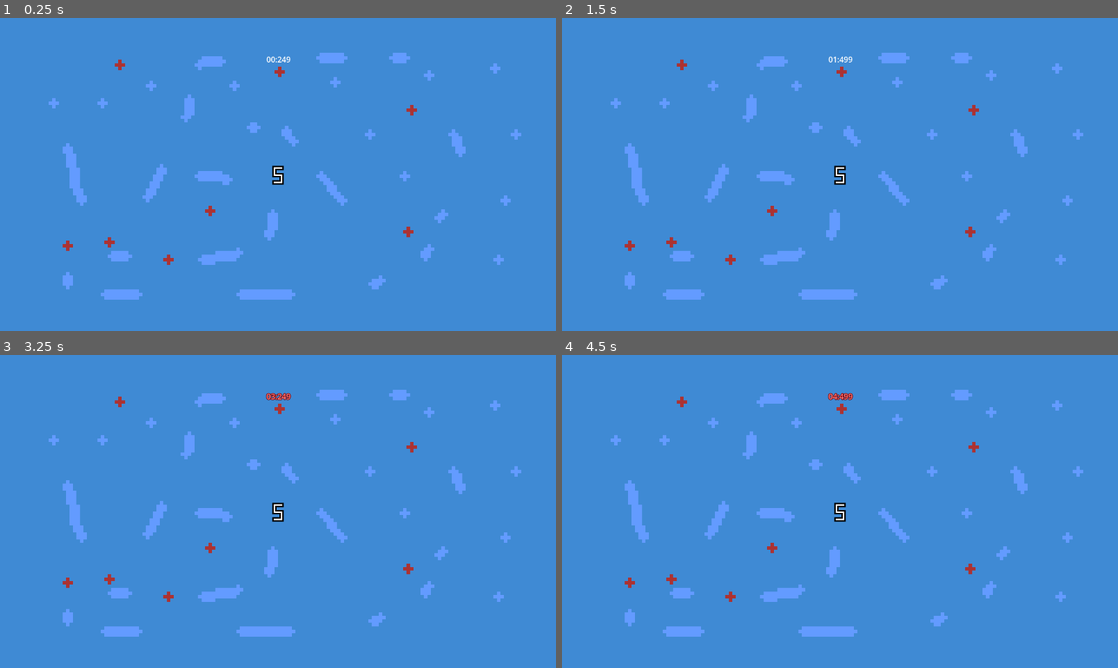
Above: before the commit, frames 1-4 (two rows, left to right).
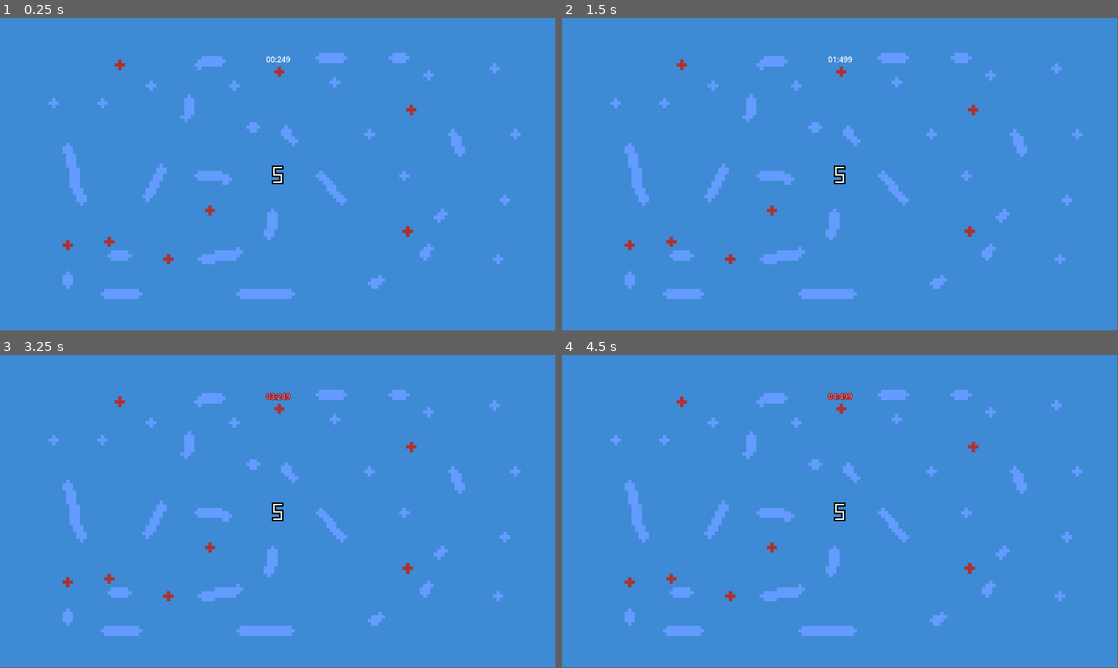
Above: after the commit, the same moments.

Repository: Clothwest/music-theory-learner
Game: Godot game, scene res://solfege/solfege.tscn
The game is run twice, just before and just after one commit, with the same random seed, the same clock (stepped at 60 frames per second) and the same inputs.
Inputs:
- Up to frame 1 (0.25 s): no input
- Up to frame 2 (1.5 s): tap Enter at 0.5 s; tap Space at 1.25 s
- Up to frame 3 (3.25 s): no input
- Up to frame 4 (4.5 s): no input
In our replay, the window is 800x450 before the commit and 799x449 after it. These sizes can differ from the game's own. Grey fills any space a smaller window leaves; there, only what the larger window draws over its background counts as a difference.

The runs differ from the first frame. In frame 1, 0.6% of the frame differs, in the area x 11-94%, y 11-90%; in frame 2, 0.6%; in frame 3, 0.6%; in frame 4, 0.6%.

Commit message:
change LineEdit to custom Node2D

Diff:
--- a/project.godot
+++ b/project.godot
@@ -15,10 +15,6 @@
 config/features=PackedStringArray("4.4", "Forward Plus")
 config/icon="res://icon.svg"
 
-[display]
-
-window/stretch/mode="viewport"
-
 [layer_names]
 
 2d_physics/layer_1="number_body"
--- a/solfege/boundary/boundary.gd
+++ b/solfege/boundary/boundary.gd
@@ -1,10 +1,10 @@
 class_name Boundary extends Area2D
 
-signal number_body_crossed(number: NumberBody)
+signal number_body_touched(number: NumberBody)
 
 func _ready() -> void:
 	body_entered.connect(_on_boundary_body_entered)
 
 func _on_boundary_body_entered(body: Node2D) -> void:
 	if body is NumberBody:
-		number_body_crossed.emit(body)
+		number_body_touched.emit(body)
--- a/solfege/number_body_spawner/number_body_spawner.gd
+++ b/solfege/number_body_spawner/number_body_spawner.gd
@@ -7,6 +7,7 @@
 var numbers: Array[int] = [1, 2, 3, 4 ,5, 6, 7]
 var positions: Array[Vector2] = []
 var velocities: Array[Vector2] = [Vector2(100.0, 0.0), Vector2(125.0, 0.0), Vector2(150.0, 0.0)]
+#var velocities: Array[Vector2] = [Vector2.ZERO]
 #
 var current_mode: Solfege.Mode = Solfege.Mode.NORMAL
 #
--- a/solfege/solfege.gd
+++ b/solfege/solfege.gd
@@ -3,7 +3,7 @@
 @onready var animated_sprite: AnimatedSprite2D = $AnimatedSprite2D
 @onready var number_body_spawner: NumberBodySpawner = $NumberBodySpawner
 @onready var timer_label: TimerLabel = $Timer
-@onready var solfege_line_edit: SolfegeLineEdit = $Solfege
+@onready var word: Word = $Word
 
 enum Mode { NORMAL, HARD }
 
@@ -17,20 +17,14 @@
 
 func _ready() -> void:
 	# signal
-	solfege_line_edit.number_found.connect(_on_solfege_line_edit_number_found)
+	word.number_found.connect(_on_word_number_found)
 	#
 	change_mode_to(initial_mode)
 	#
 	number_body_spawner.init(initial_mode)
 	timer_label.init()
-	solfege_line_edit.init()
-	#
-	call_deferred("on_ready")
 	#
 	number_body_spawner.spawn()
-
-func on_ready() -> void:
-	solfege_line_edit.grab_focus()
 
 func change_mode_to(mode: Mode) -> void:
 	current_mode = mode
@@ -38,24 +32,29 @@
 
 func reset() -> void:
 	timer_label.reset()
-	solfege_line_edit.reset()
+	word.reset()
 
-func _on_solfege_line_edit_number_found(number: int) -> void:
+func reset_after_delay(second: float) -> void:
+	await get_tree().create_timer(second).timeout
+	reset()
+
+func _on_word_number_found(number: int) -> void:
 	var status_code: int = number_body_spawner.kill(number)
 	if status_code != 0:
-		solfege_line_edit.reset()
 		return
+	word.show_word()
 	completed_count += 1
-	if current_mode != Mode.HARD and completed_count >= threshold:
-		change_mode_to(Mode.HARD)
-		timer_label.visible = false
-		for n in range(2):
-			await spawn_in_delay(0.5)
-	#
-	solfege_line_edit.reset()
-	timer_label.reset()
-	spawn_in_delay(0.5)
+	match current_mode:
+		Mode.NORMAL:
+			if completed_count >= threshold:
+				change_mode_to(Mode.HARD)
+				timer_label.visible = false
+				for n in range(2):
+					await spawn_after_delay(0.5)
+			else:
+				reset_after_delay(0.5)
+	spawn_after_delay(0.5)
 
-func spawn_in_delay(second: float) -> void:
+func spawn_after_delay(second: float) -> void:
 	await get_tree().create_timer(second).timeout
 	number_body_spawner.spawn()
--- a/solfege/solfege.tscn
+++ b/solfege/solfege.tscn
@@ -1,10 +1,10 @@
-[gd_scene load_steps=13 format=3 uid="uid://c36la3itmohj6"]
+[gd_scene load_steps=10 format=3 uid="uid://c36la3itmohj6"]
 
 [ext_resource type="Script" uid="uid://bjxskskeanx57" path="res://solfege/solfege.gd" id="1_1vtob"]
 [ext_resource type="Texture2D" uid="uid://dwufy0jr3mfb4" path="res://assets/music_theory_learner.png" id="2_2inpg"]
 [ext_resource type="PackedScene" uid="uid://bcndpbhou0qn" path="res://solfege/number_body_spawner/number_body_spawner.tscn" id="2_ix60j"]
-[ext_resource type="Script" uid="uid://6iikrjlf4rj0" path="res://solfege/solfege_line_edit.gd" id="2_monw2"]
 [ext_resource type="Script" uid="uid://7rd6m2m86no" path="res://solfege/timer_label.gd" id="2_nkerw"]
+[ext_resource type="PackedScene" uid="uid://cnx4o6b52il7k" path="res://solfege/word/word.tscn" id="5_2inpg"]
 
 [sub_resource type="AtlasTexture" id="AtlasTexture_oiibb"]
 atlas = ExtResource("2_2inpg")
@@ -31,14 +31,6 @@
 [sub_resource type="LabelSettings" id="LabelSettings_1vtob"]
 outline_color = Color(0.5, 0, 0, 1)
 
-[sub_resource type="StyleBoxEmpty" id="StyleBoxEmpty_ix60j"]
-
-[sub_resource type="StyleBoxEmpty" id="StyleBoxEmpty_2inpg"]
-
-[sub_resource type="Theme" id="Theme_2inpg"]
-LineEdit/styles/focus = SubResource("StyleBoxEmpty_ix60j")
-LineEdit/styles/normal = SubResource("StyleBoxEmpty_2inpg")
-
 [node name="Solfege" type="Node2D"]
 script = ExtResource("1_1vtob")
 threshold = 1
@@ -62,14 +54,6 @@
 vertical_alignment = 1
 script = ExtResource("2_nkerw")
 
-[node name="Solfege" type="LineEdit" parent="."]
-offset_left = 523.0
-offset_top = 496.0
-offset_right = 623.0
-offset_bottom = 538.0
-theme = SubResource("Theme_2inpg")
-theme_override_colors/caret_color = Color(0, 0, 0, 0)
-theme_override_font_sizes/font_size = 24
-alignment = 1
-max_length = 4
-script = ExtResource("2_monw2")
+[node name="Word" parent="." instance=ExtResource("5_2inpg")]
+position = Vector2(576, 324)
+scale = Vector2(2, 2)
--- a/solfege/solfege_line_edit.gd
+++ /dev/null
@@ -1,27 +0,0 @@
-class_name SolfegeLineEdit extends LineEdit
-
-signal number_found(number: int)
-
-var solfeges: Dictionary[int, String] = {1: "do", 2: "re", 3: "mi", 4: "fa", 5: "sol", 6: "la", 7: "si"}
-
-func _ready() -> void:
-	# signal
-	text_changed.connect(_on_text_changed)
-	#
-	mouse_default_cursor_shape = Control.CURSOR_ARROW
-	pivot_offset = size / 2
-
-func init() -> void:
-	reset()
-
-func reset() -> void:
-	text = ""
-
-func _on_text_changed(new_text: String) -> void:
-	if new_text.length() > 3:
-		reset()
-		return
-	var number = solfeges.find_key(new_text)
-	if number != null:
-		number = int(number)
-		number_found.emit(number)
--- /dev/null
+++ b/solfege/word/word.gd
@@ -0,0 +1,36 @@
+class_name Word extends Node2D
+
+signal number_found(number: int)
+
+@onready var label: Label = $Label
+
+var map: Dictionary[String, int] = {"do": 1, "re": 2, "mi": 3, "fa": 4, "sol": 5, "la": 6, "si": 7}
+#
+var inputs: Array[String] = []
+var word: String
+
+func _ready() -> void:
+	position = get_viewport().get_visible_rect().size / 2
+
+func _unhandled_key_input(event: InputEvent) -> void:
+	event = event as InputEventKey
+	if is_key_just_pressed(event):
+		inputs.push_back(event.as_text_keycode().to_lower())
+		if inputs.size() > 3:
+			inputs.pop_front()
+		var input_word: String = "sol" if inputs.size() >= 3 and inputs[-3] + inputs[-2] + inputs[-1] == "sol" else (inputs[-2] + inputs[-1]) if inputs.size() >= 2 else ""
+		if map.has(input_word):
+			inputs.clear()
+			word = input_word
+			number_found.emit(map[word])
+
+func show_word() -> void:
+	label.text = word
+
+func reset() -> void:
+	label.text = ""
+
+func is_key_just_pressed(event: InputEventKey) -> bool:
+	if event.pressed and not event.echo:
+		return true
+	return false
--- /dev/null
+++ b/solfege/word/word.tscn
@@ -0,0 +1,24 @@
+[gd_scene load_steps=3 format=3 uid="uid://cnx4o6b52il7k"]
+
+[ext_resource type="Script" uid="uid://c50yikpdi7ih4" path="res://solfege/word/word.gd" id="1_qxhrp"]
+
+[sub_resource type="LabelSettings" id="LabelSettings_umjha"]
+outline_size = 4
+outline_color = Color(0, 0, 0, 1)
+
+[node name="Word" type="Node2D"]
+script = ExtResource("1_qxhrp")
+
+[node name="Label" type="Label" parent="."]
+anchors_preset = 8
+anchor_left = 0.5
+anchor_top = 0.5
+anchor_right = 0.5
+anchor_bottom = 0.5
+offset_left = -0.5
+offset_top = -11.5
+offset_right = 0.5
+offset_bottom = 11.5
+grow_horizontal = 2
+grow_vertical = 2
+label_settings = SubResource("LabelSettings_umjha")
Not shown, removed: solfege/solfege_line_edit.gd.uid
Not shown, added: solfege/word/word.gd.uid
